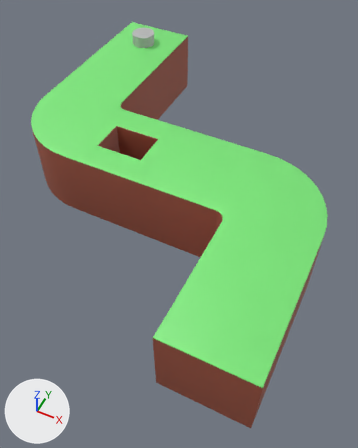
Two versions of the FBX model Assets/Models/Platforms/Level1.fbx, one commit apart.
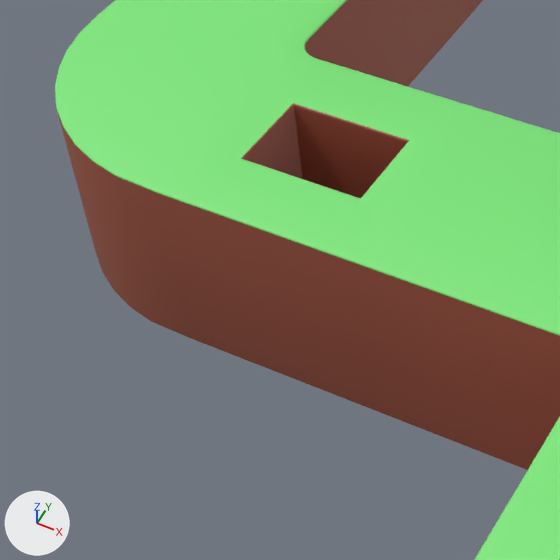
There are two pictures of each version: one whole from a 50 mm lens placed at (0.0813, -0.1586, 0.1768), pointed at (0.0108, -0.0178, 0.0007), one close up on the part from 3% to 59% of the width and 20% to 65% of the height. Every picture has the same lights, and +X, +Y and +Z are marked at lower left. Where no turn or scale is listed for an object, it has been applied to the vertices.

The first close-up shows 'Platform_Level1'.
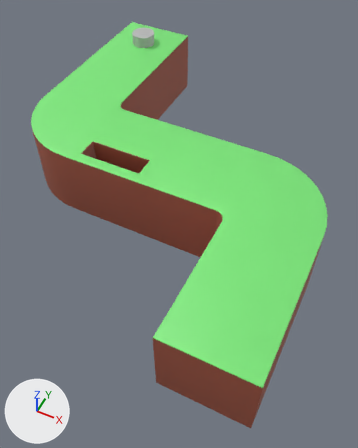
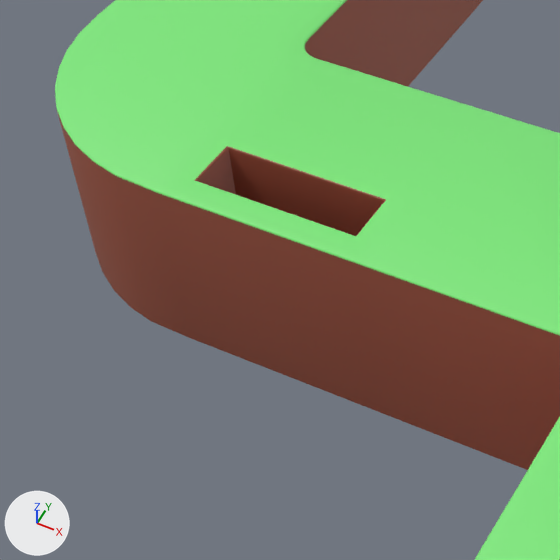
Where the newer file only moved an object's origin or applied its transform, the numbers keep the older frame.

Patch to the scene script:
```diff
--- a/Assets/Models/Platforms/Level1.fbx.py
+++ b/Assets/Models/Platforms/Level1.fbx.py
@@ me_mesh @@
 me_mesh.from_pydata(...)  # 738 vertices, 679 faces; spans x -0.076..0.076, y -0.091..0.091, z -0.017..0.017
 # used by ob_platform_level1; location = (0.0, 0.0, 0.0163)
+# me_mesh part 1: all 48 vertices in x -0.031..-0.008, y -0.018..-0.001, z -0.017..0.017 are scaled about their middle by (1.33, 0.587, 1), then moved by (0.0, -0.011, 0.0)
 me_mesh.materials.append(mat_material_001)
```

Location of each change, (x1, y1, x2, y2) in pixels of the close-ups (560 x 560 px; the box of a moved part takes in the faces that stretch with it):
part 1 of me_mesh, moved or reshaped
    both: (158, 58, 484, 262)
